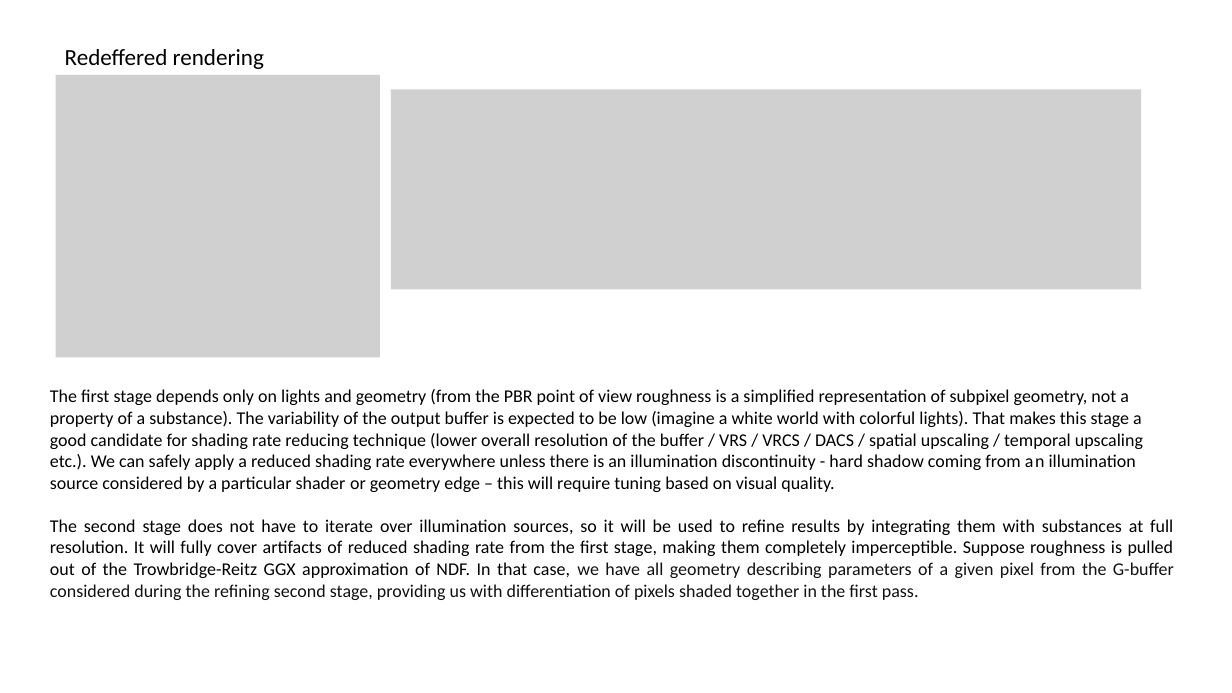
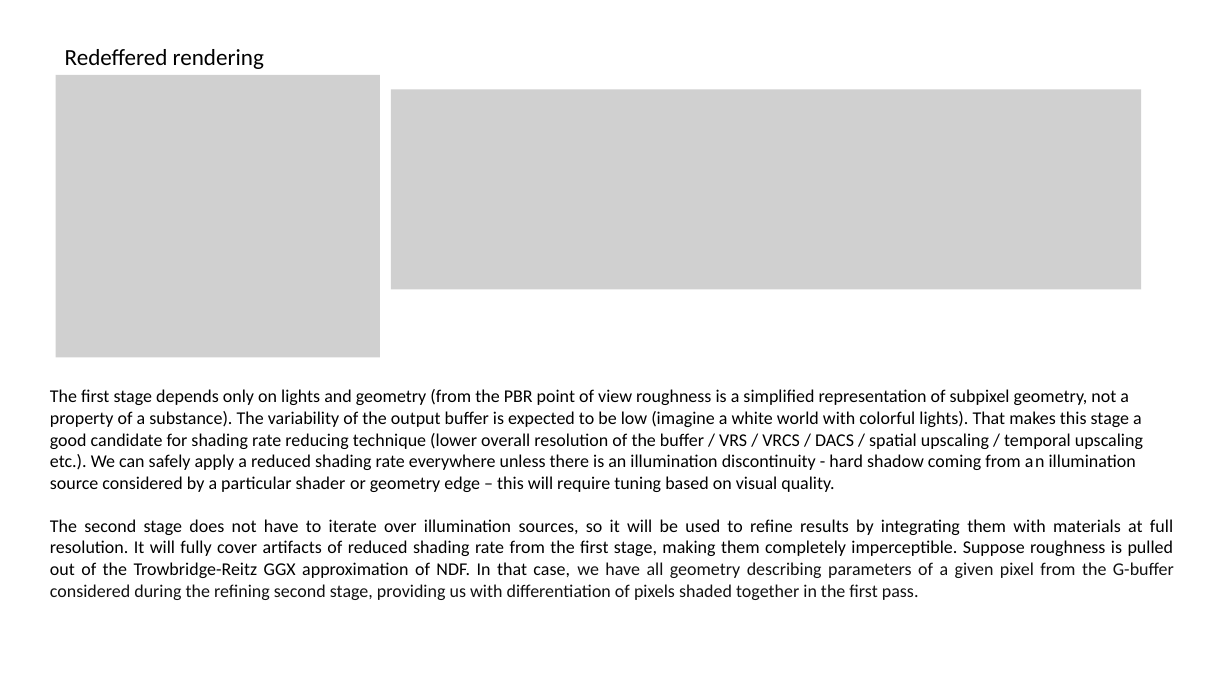
Before and after one commit to pawel-kaleta/FoolsEngine, a slide deck: slide 14 of Documentation/Rendering Architecture.pptx. Drawn at 1232x693 pixels with LibreOffice and Linux fonts; fonts in the diff are those of the drawing; grey boxes stand for pictures. Boxes give left, top, right and bottom in pixels: in the first picture for what was removed or moved away, otherwise in the second. Text is boxed around its words. In the diff, an @@ line names an element or a change of style, - is before the commit and + after.

```diff
--- a/Documentation/Rendering Architecture.pptx
+++ b/Documentation/Rendering Architecture.pptx
@@ text at bbox=[50, 519, 1174, 600]: text changed @@
-The second stage does not have to iterate over illumination sources, so it will be used to refine results by integrating them with substances at full resolution. It will fully cover artifacts of reduced shading rate from the first stage, making them completely imperceptible. Suppose roughness is pulled out of the Trowbridge-Reitz GGX approximation of NDF. In that case, we have all geometry describing parameters of a given pixel from the G-buffer considered during the refining second stage, providing us with differentiation of pixels shaded together in the first pass.
+The second stage does not have to iterate over illumination sources, so it will be used to refine results by integrating them with materials at full resolution. It will fully cover artifacts of reduced shading rate from the first stage, making them completely imperceptible. Suppose roughness is pulled out of the Trowbridge-Reitz GGX approximation of NDF. In that case, we have all geometry describing parameters of a given pixel from the G-buffer considered during the refining second stage, providing us with differentiation of pixels shaded together in the first pass.
```
Also in this commit, not shown: 6 other slides changed, 13 other files.
